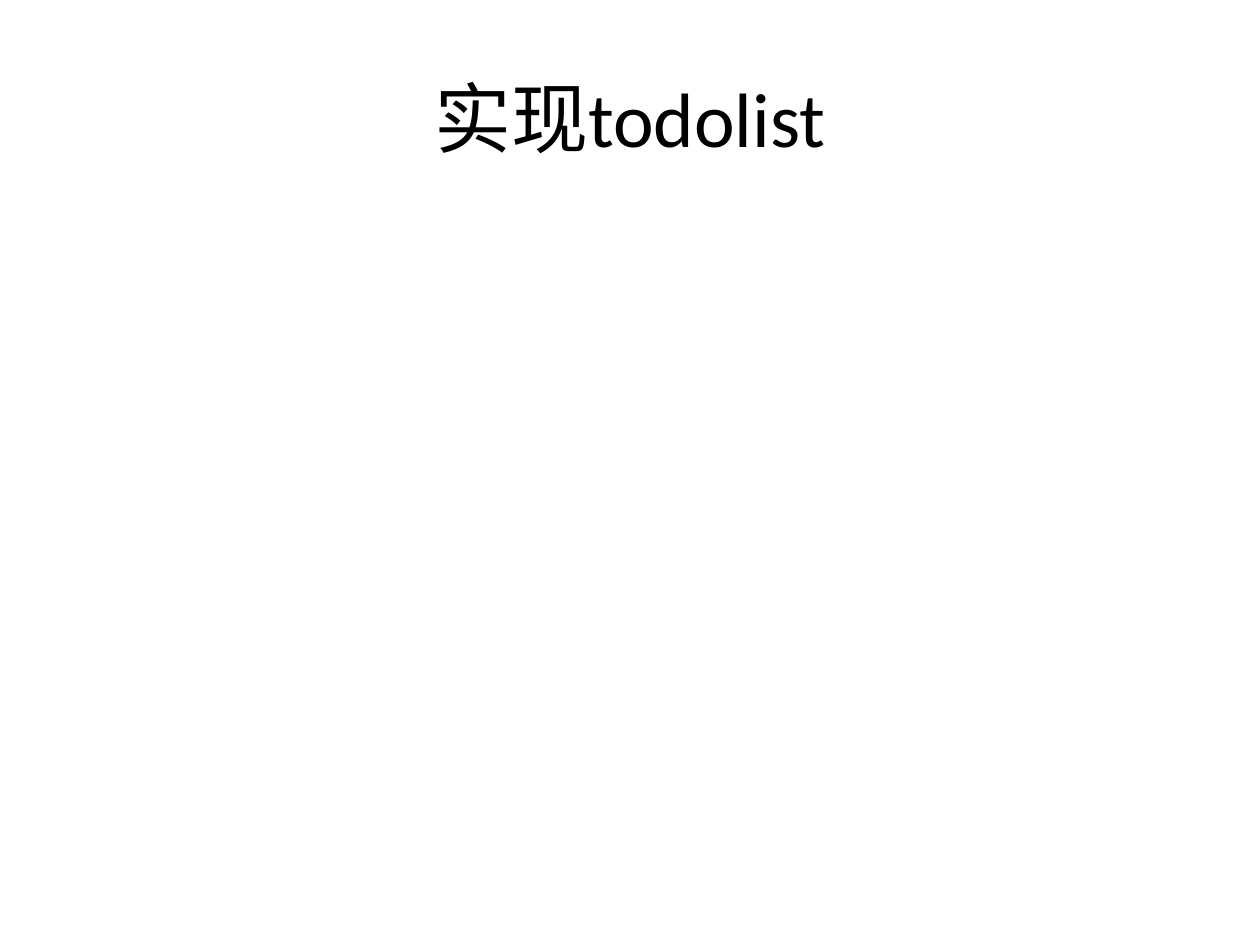
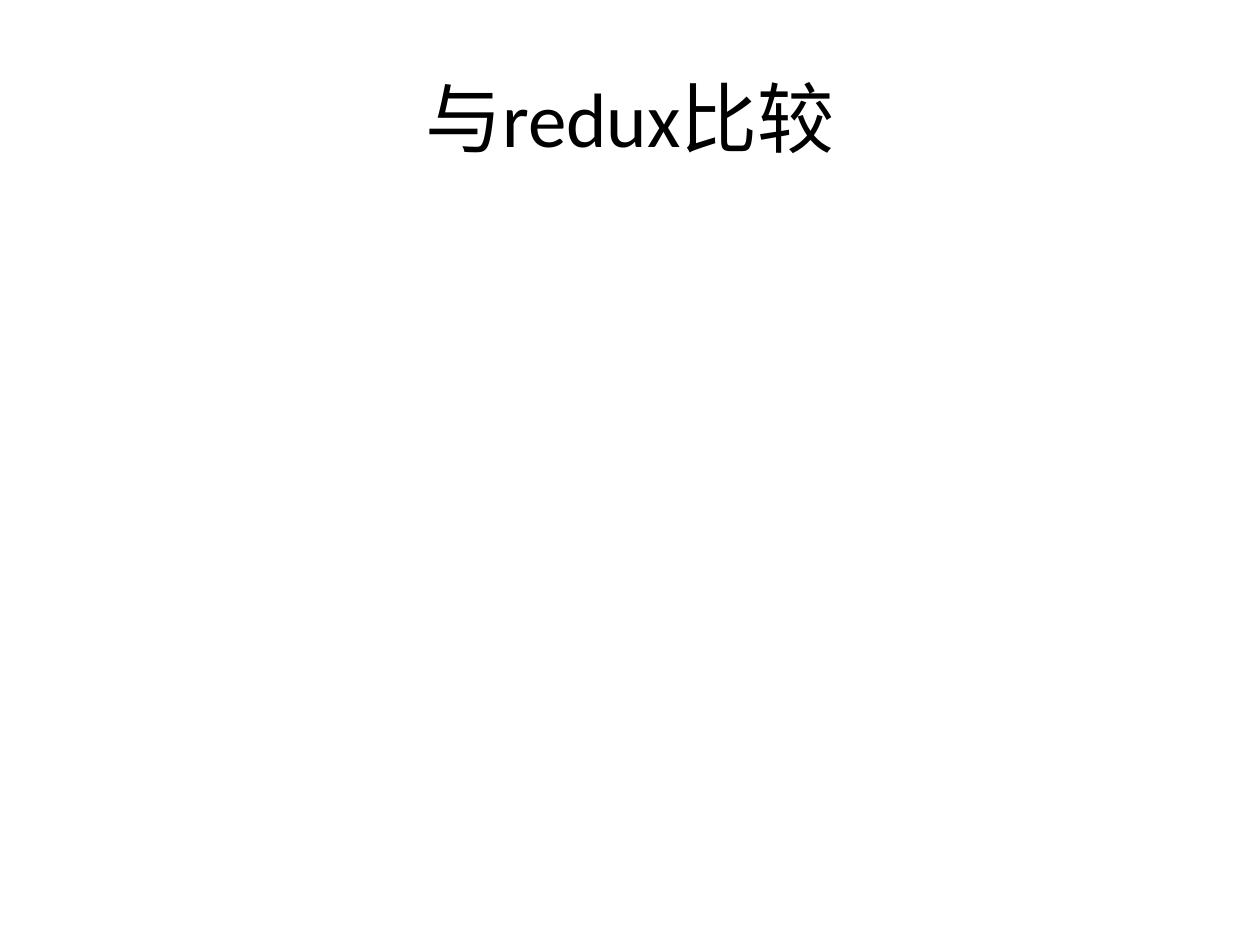
Before and after one commit to boxplay/mobx, a slide deck: slide 14 of Mobx.pptx. Drawn at 1260x945 pixels with LibreOffice and Linux fonts; fonts in the diff are those of the drawing. Boxes give left, top, right and bottom in pixels: in the first picture for what was removed or moved away, otherwise in the second. Text is boxed around its words. In the diff, an @@ line names an element or a change of style, - is before the commit and + after.

```diff
--- a/Mobx.pptx
+++ b/Mobx.pptx
@@ title at (425,82,835,153): text changed @@
-实现todolist
+与redux比较
```
Also in this commit, not shown: 1 other slide changed.
